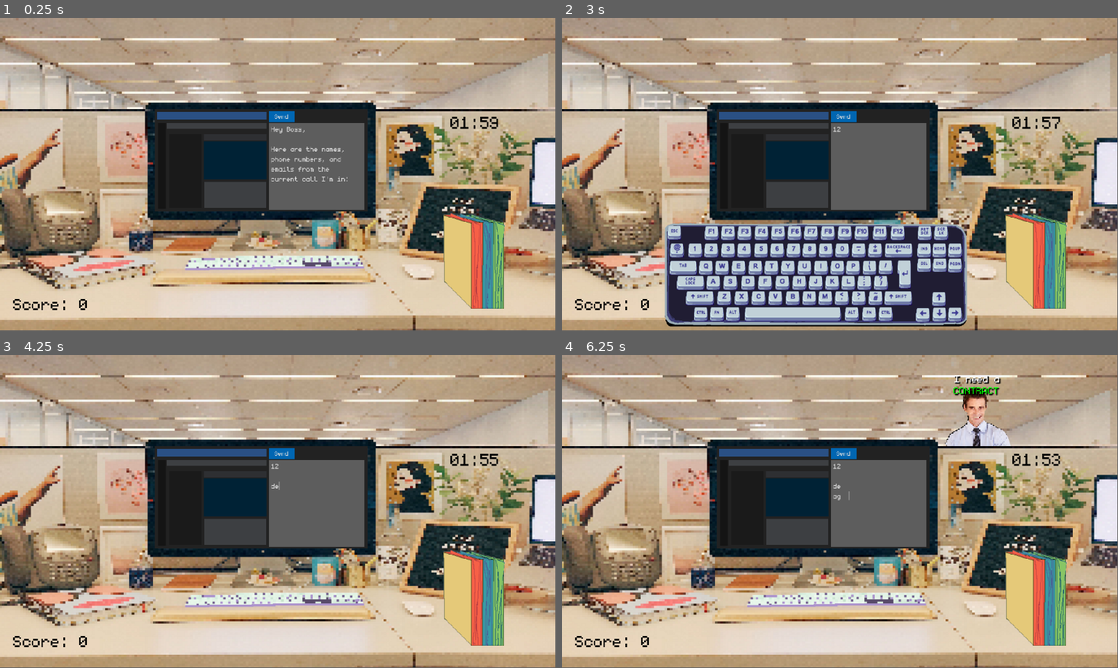
Above: before the commit, frames 1-4 (two rows, left to right).
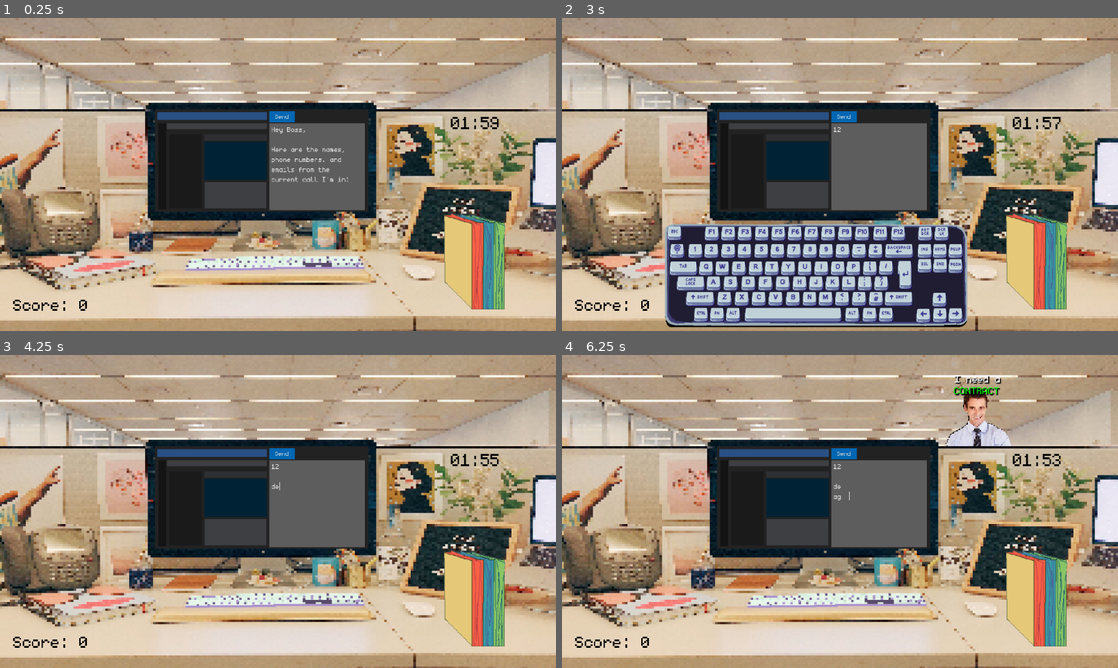
Above: after the commit, the same moments.

Repository: Omar-B-Maldonado/Cubicle-Chaos
Game: Godot game, scene res://Scenes/game.tscn
Two runs of this game, one before a commit and one after it. Both use one fixed random seed, a clock stepped at 60 frames per second and the inputs below.
Inputs (mouse positions are in pixels of both pictures, inside the frame that each line leads up to):
- Up to frame 1 (0.25 s): no input
- Up to frame 2 (3 s): click "Send" at 0.5 s; click (878, 165) at 1.27 s; type "12" at 1.35 s; tap Enter at 2 s; drag from (606, 221) to (823, 161) at 2.02 s; tap Space at 2.75 s; drag from (834, 262) to (606, 221) at 2.77 s
- Up to frame 3 (4.25 s): tap Enter at 3.5 s; move the mouse to (255, 611) at 3.52 s; hold D from 3.53 s (still down); tap E at 3.6 s; click (255, 611) at 3.67 s
- Up to frame 4 (6.25 s): release D at 4.25 s; tap Space at 4.25, 5.27, 5.75 s; drag from (812, 574) to (823, 498) at 4.27 s; tap Enter at 5 s; move the mouse to (1006, 558) at 5.02 s; hold A 5.03-5.75 s; tap G at 5.1 s; drag from (673, 464) to (834, 599) at 5.77 s
In our replay, the window is 799x449 before the commit and 800x450 after it. These sizes can differ from the game's own. Grey fills any space a smaller window leaves; there, only what the larger window draws over its background counts as a difference.

The runs differ from the first frame. In frame 1, 7.0% of the frame differs, in the area x 0-100%, y 0-100%; in frame 2, 11%; in frame 3, 6.6%; in frame 4, 7.0%.

Commit message:
scaling issue and document colors fixed
edited colors on documents, since glow is not supported in compatibility mode. also fixed the browser scaling issue

Diff:
--- a/project/Scenes/document.tscn
+++ b/project/Scenes/document.tscn
@@ -46,12 +46,12 @@
 
 [node name="ColorRect" type="ColorRect" parent="LetterBin"]
 visible = false
-modulate = Color(5.405, 3.783, 0, 1)
+modulate = Color(0.975817, 0.710895, 7.70092e-07, 1)
 offset_left = -6.0
 offset_top = -86.0
 offset_right = 18.0
 offset_bottom = 111.0
-color = Color(0.960784, 0.588235, 0.333333, 0.0156863)
+color = Color(0.501961, 0, 0, 0.556863)
 metadata/_edit_use_anchors_ = true
 
 [node name="LetterShape" type="CollisionShape2D" parent="LetterBin"]
@@ -118,12 +118,12 @@
 
 [node name="ColorRect3" type="ColorRect" parent="ContractBin"]
 visible = false
-modulate = Color(0.518, 2.703, 0.506, 1)
+modulate = Color(0.0951056, 0.596985, 0.0901642, 1)
 offset_left = 46.0
 offset_top = -88.0
 offset_right = 70.0
 offset_bottom = 109.0
-color = Color(1, 1, 1, 0.027451)
+color = Color(0.14791, 0.493055, 0.134871, 0.6)
 metadata/_edit_use_anchors_ = true
 
 [node name="ContractShape" type="CollisionShape2D" parent="ContractBin"]
--- a/project/project.godot
+++ b/project/project.godot
@@ -20,6 +20,12 @@
 
 Global="*res://Scripts/global.gd"
 
+[display]
+
+window/stretch/mode="viewport"
+
 [rendering]
 
+renderer/rendering_method="gl_compatibility"
+renderer/rendering_method.mobile="gl_compatibility"
 viewport/hdr_2d=true
